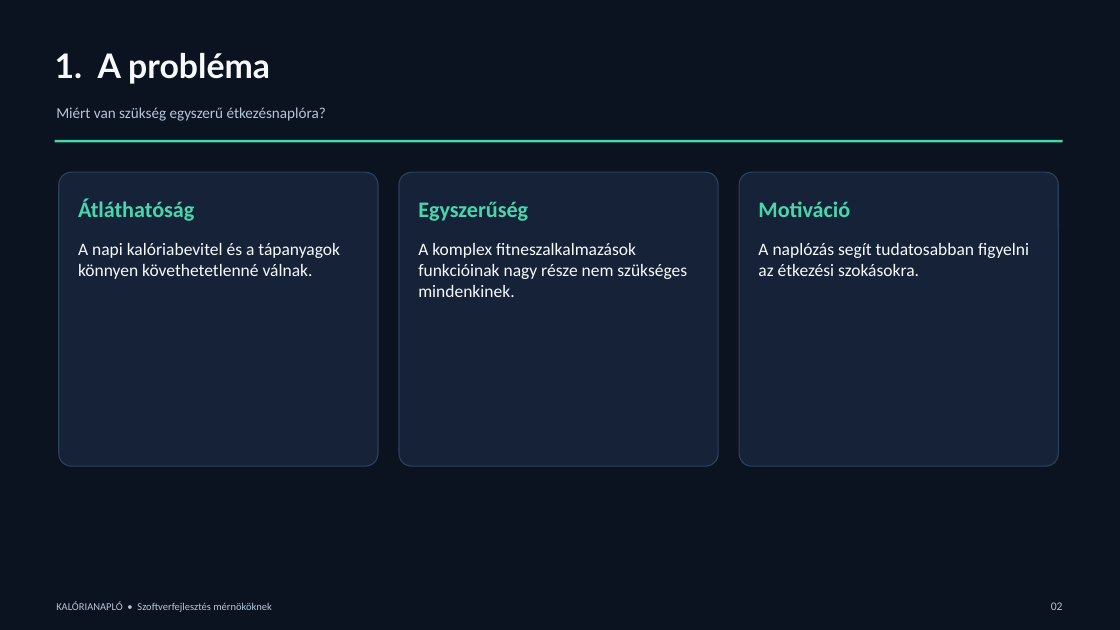
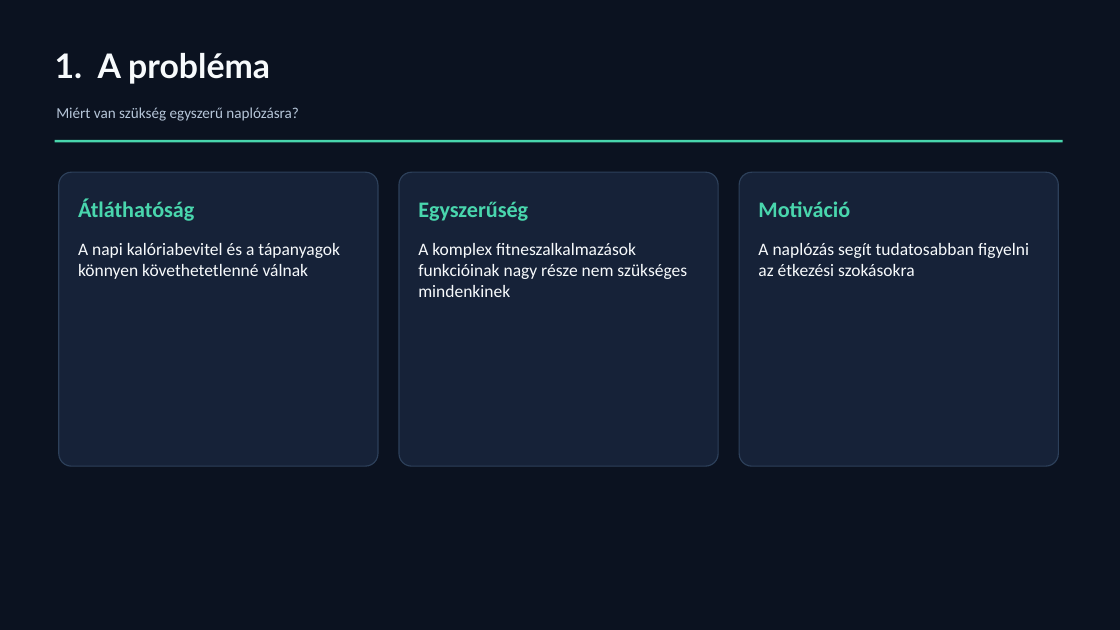
Before and after one commit to pbkbuff/arvacskak_projekt, a slide deck: slide 2 of docs/Kaloriszamlalo_projektbemutato.pptx. Drawn at 1120x630 pixels with LibreOffice and Linux fonts; fonts in the diff are those of the drawing. Boxes give left, top, right and bottom in pixels: in the first picture for what was removed or moved away, otherwise in the second. Text is boxed around its words. In the diff, an @@ line names an element or a change of style, - is before the commit and + after.

```diff
--- a/docs/Kaloriszamlalo_projektbemutato.pptx
+++ b/docs/Kaloriszamlalo_projektbemutato.pptx
@@ text at (x1=56, y1=107, x2=298, y2=121): text changed @@
-Miért van szükség egyszerű étkezésnaplóra?
+Miért van szükség egyszerű naplózásra?
@@ text at (x1=78, y1=243, x2=340, y2=279): text changed @@
-A napi kalóriabevitel és a tápanyagok könnyen követhetetlenné válnak.
+A napi kalóriabevitel és a tápanyagok könnyen követhetetlenné válnak
@@ text at (x1=418, y1=243, x2=687, y2=297): text changed @@
-A komplex fitneszalkalmazások funkcióinak nagy része nem szükséges mindenkinek.
+A komplex fitneszalkalmazások funkcióinak nagy része nem szükséges mindenkinek
@@ text at (x1=758, y1=243, x2=1029, y2=276): text changed @@
-A naplózás segít tudatosabban figyelni az étkezési szokásokra.
+A naplózás segít tudatosabban figyelni az étkezési szokásokra
@@ text removed at (x1=56, y1=602, x2=272, y2=612) @@
-KALÓRIANAPLÓ • Szoftverfejlesztés mérnököknek
@@ text removed at (x1=1051, y1=602, x2=1063, y2=610) @@
-02
```
Also in this commit, not shown: 8 other slides changed, 4 slides added.
